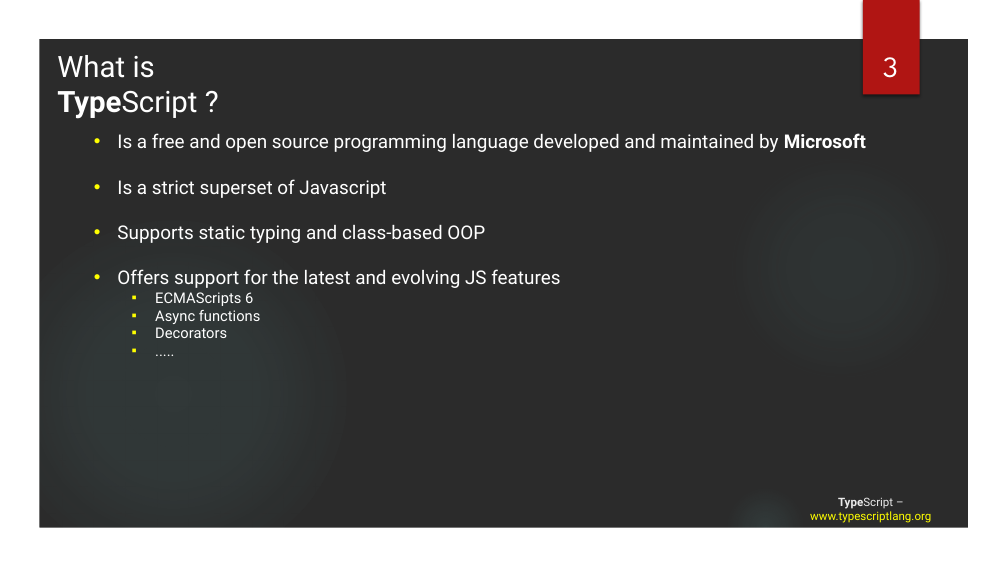
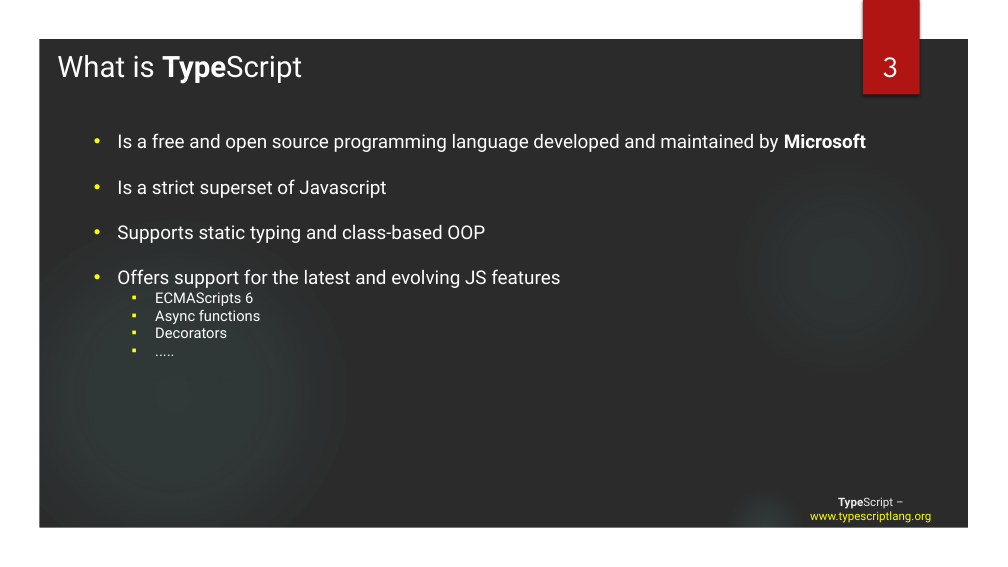
Before and after one commit to tainhx/SSFE, a slide deck: slide 3 of TypeScript.pptx. Drawn at 1008x567 pixels with LibreOffice and Linux fonts; fonts in the diff are those of the drawing; background and template pictures are left out; a plain dark background stands for a picture behind light text. Boxes give left, top, right and bottom in pixels: in the first picture for what was removed or moved away, otherwise in the second. Text is boxed around its words. In the diff, an @@ line names an element or a change of style, - is before the commit and + after.

```diff
--- a/TypeScript.pptx
+++ b/TypeScript.pptx
@@ text at (57,55,302,84): text changed @@
-What is TypeScript ?
+What is TypeScript
```
Also in this commit, not shown: 3 other slides changed, 3 slides added, 2 other files.
